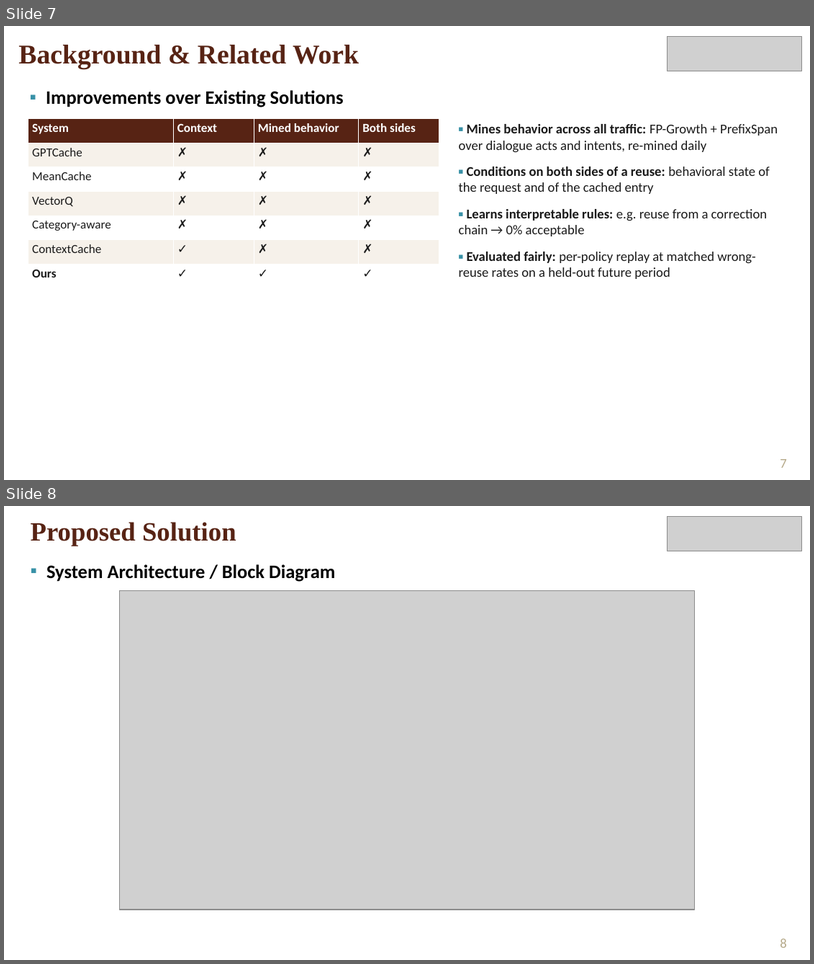
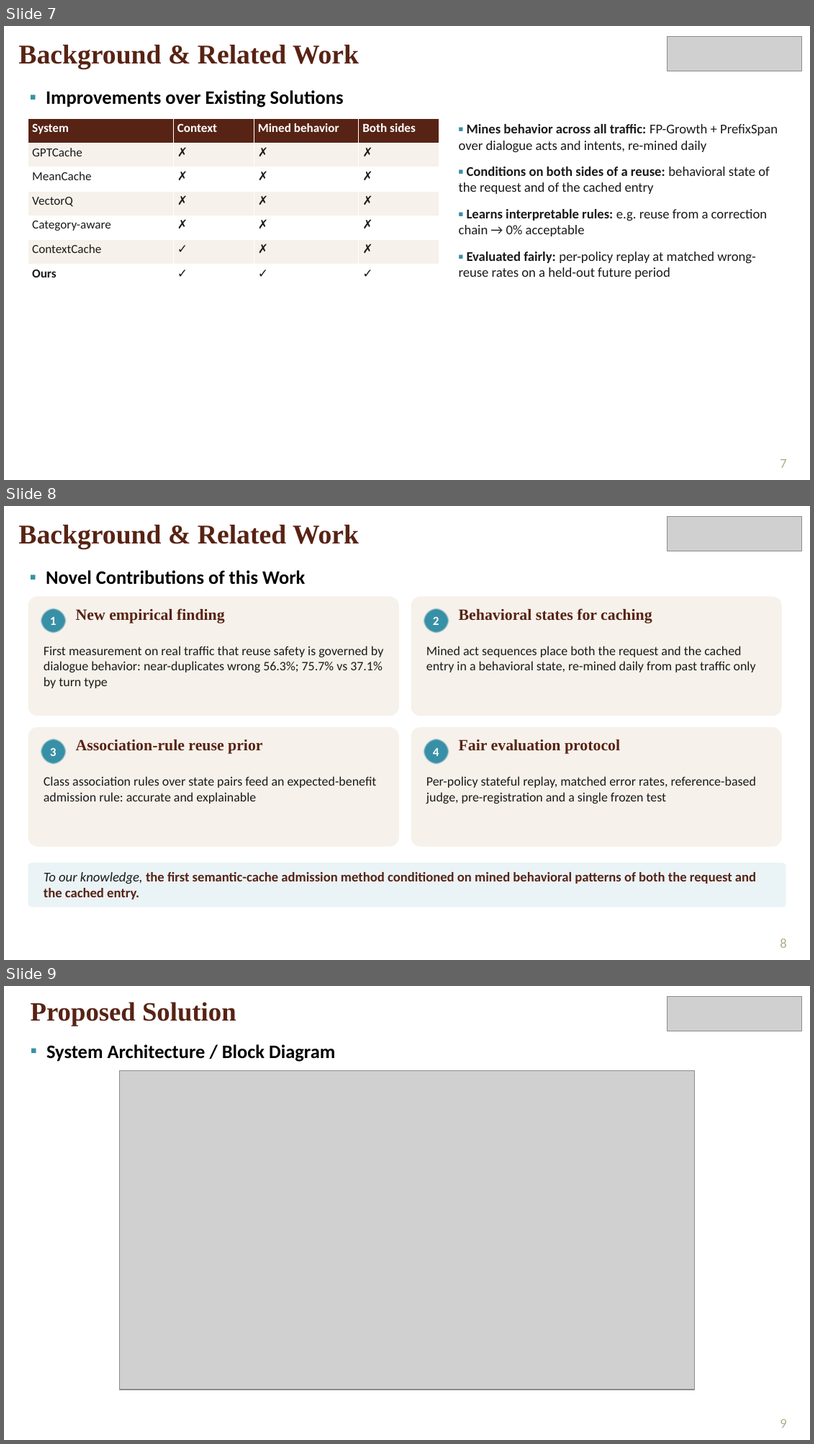
Before and after one commit to arnnnavvvvv/llm-cache-pattern-mining, a slide deck: report/Final_Review_Presentation.pptx. Shown one above the other, each under a label of ours: slides 7 and 8 before the commit, slides 7, 8 and 9 after it. The pictures are 814x964 and 814x1444 pixels, drawn with LibreOffice and Linux fonts; fonts in the diff are those of the drawing; grey boxes stand for pictures; background and template pictures are left out. Boxes give left, top, right and bottom in pixels: in the first picture for what was removed or moved away, otherwise in the second. Text is boxed around its words. In the diff, an @@ line names an element or a change of style, - is before the commit and + after.

Commit message:
rubric-aligned final review: novelty, standards, applications, savings, objectives met

```diff
--- a/report/Final_Review_Presentation.pptx
+++ b/report/Final_Review_Presentation.pptx
@@ slide 8 added at <box>4,506,810,960</box>, background #FFFFFF; not listed: 1 template element that a slide beside it also shows @@
@@ text added at <box>18,525,359,549</box>, 24.2 pt, text #572314, bold @@
+Background & Related Work
@@ picture added at <box>668,517,802,551</box> @@
@@ text added at <box>46,570,305,584</box>, 17 pt, text #000000, bold @@
+▪ Novel Contributions of this Work
@@ rounded rectangle added at <box>28,596,399,716</box>, fill #F6F1EA @@
@@ ellipse added at <box>40,608,66,633</box>, fill #3891A7, 11 pt, text #FFFFFF, bold @@
+1
@@ text added at <box>76,608,225,623</box>, 14 pt, text #572314, bold @@
+New empirical finding
@@ rounded rectangle added at <box>412,596,782,716</box>, fill #F6F1EA @@
@@ ellipse added at <box>423,608,449,633</box>, fill #3891A7, 11 pt, text #FFFFFF, bold @@
+2
@@ text added at <box>459,608,652,623</box>, 14 pt, text #572314, bold @@
+Behavioral states for caching
@@ text added at <box>44,646,383,688</box>, 11.5 pt, text #1A1A1A @@
+First measurement on real traffic that reuse safety is governed by dialogue behavior: near-duplicates wrong 56.3%; 75.7% vs 37.1% by turn type
@@ text added at <box>427,646,756,672</box>, 11.5 pt, text #1A1A1A @@
+Mined act sequences place both the request and the cached entry in a behavioral state, re-mined daily from past traffic only
@@ rounded rectangle added at <box>28,727,399,847</box>, fill #F6F1EA @@
@@ ellipse added at <box>40,739,66,764</box>, fill #3891A7, 11 pt, text #FFFFFF, bold @@
+3
@@ text added at <box>76,739,262,754</box>, 14 pt, text #572314, bold @@
+Association-rule reuse prior
@@ rounded rectangle added at <box>412,727,782,847</box>, fill #F6F1EA @@
@@ ellipse added at <box>423,739,449,764</box>, fill #3891A7, 11 pt, text #FFFFFF, bold @@
+4
@@ text added at <box>459,739,620,754</box>, 14 pt, text #572314, bold @@
+Fair evaluation protocol
@@ text added at <box>44,776,377,803</box>, 11.5 pt, text #1A1A1A @@
+Class association rules over state pairs feed an expected-benefit admission rule: accurate and explainable
@@ text added at <box>427,776,756,803</box>, 11.5 pt, text #1A1A1A @@
+Per-policy stateful replay, matched error rates, reference-based judge, pre-registration and a single frozen test
@@ rounded rectangle added at <box>28,862,786,907</box>, fill #EAF3F6 @@
@@ text added at <box>44,872,756,899</box>, 12 pt, text #572314, bold @@
+To our knowledge, the first semantic-cache admission method conditioned on mined behavioral patterns of both the request and the cached entry.
@@ page number added at <box>780,938,787,947</box>, 12 pt, text #B5A989 @@
+8
@@ what was slide 8 is now slide 9 @@
@@ page number at <box>780,1419,787,1427</box>: text changed @@
-8
+9
```
Also in this commit, not shown: 2 slides changed, 4 other slides added, 6 other files.
